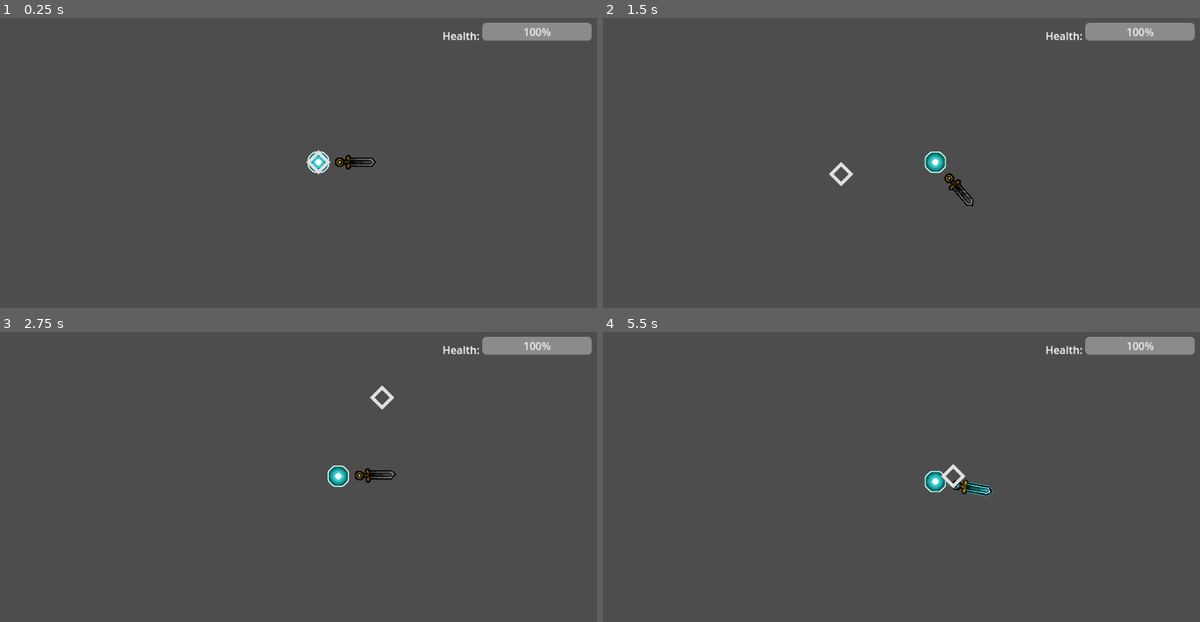
Above: before the commit, frames 1-4 (two rows, left to right).
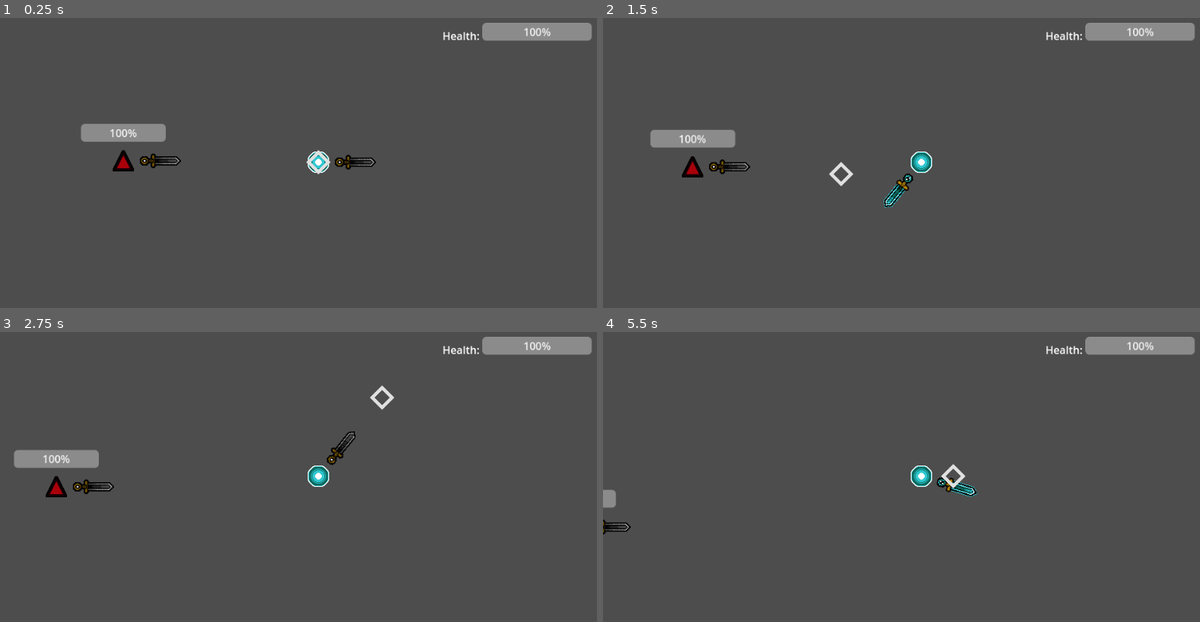
Above: after the commit, the same moments.

Repository: TheRealComedian/sam-pj16
Game: Godot game, scene res://scenes/game.tscn
Two runs of this game, one before a commit and one after it. Both use one fixed random seed, a clock stepped at 60 frames per second and the inputs below.
Inputs (mouse positions are in pixels of both pictures, inside the frame that each line leads up to):
- Up to frame 1 (0.25 s): no input
- Up to frame 2 (1.5 s): tap Enter at 0.5 s; move the mouse to (1062, 145) at 0.52 s; hold D (move_right) 0.53-1.25 s; hold Ctrl 0.53-1.25 s; click (1062, 145) at 0.67 s; drag from (794, 180) to (937, 163) at 1.27 s
- Up to frame 3 (2.75 s): move the mouse to (382, 398) at 2.02 s; hold D (move_right) from 2.03 s (still down); tap Z at 2.1 s; click (382, 398) at 2.17 s
- Up to frame 4 (5.5 s): release D (move_right) at 2.75 s; drag from (889, 546) to (991, 474) at 2.77 s; move the mouse to (1110, 529) at 3.52 s; hold A (move_left) 3.53-4.25 s; tap Tab at 3.6 s; click (1110, 529) at 3.67 s; drag from (728, 421) to (823, 387) at 4.27 s; move the mouse to (955, 477) at 5.02 s; hold S (move_down) from 5.03 s (still down); tap V at 5.1 s; click (955, 477) at 5.17 s

The runs differ from the first frame. In frame 1, 1.3% of the frame differs, in the area x 13-31%, y 36-53%; in frame 2, 2.0%; in frame 3, 2.1%, in the area x 2-67%, y 34-57%; in frame 4, 0.9%.

Commit message:
added enemy base class
still a work in progress, though the fundamentals are in place. the hit state needs to be reworked, and likely the attack state as well to accommodate this.

Diff:
--- /dev/null
+++ b/scenes/entities/enemy_base/enemy.gd
@@ -0,0 +1,23 @@
+class_name Enemy extends Character
+
+@onready var FSM: FiniteStateMachine = $FiniteStateMachine
+@export var detection_range: Area2D
+@export var attack_range: Area2D
+@onready var sprite: Sprite2D = $Sprite2D
+@onready var hurtbox: Hurtbox = $Hurtbox
+
+func _ready():
+	(health_component as HealthComponent).health_changed.connect(health_changed)
+
+func health_changed(_prev: int, new: int):
+	if new == 0:
+		FSM.force_update('Death')
+		return
+	FSM.force_update('Hit')
+
+## Idle
+## Wander
+## Chase
+## Reposition
+## Attack
+## Death
--- /dev/null
+++ b/scenes/entities/enemy_base/enemy.tscn
@@ -0,0 +1,98 @@
+[gd_scene load_steps=18 format=3 uid="uid://y28itm0e1koh"]
+
+[ext_resource type="Script" path="res://scenes/entities/enemy_base/enemy.gd" id="1_7mqys"]
+[ext_resource type="Texture2D" uid="uid://cs6f4hvcgsprf" path="res://Wisper Sprite.png" id="2_ogjx5"]
+[ext_resource type="PackedScene" uid="uid://bymt3484vhpqx" path="res://scenes/components/FSM/finite_state_machine.tscn" id="2_ulcgu"]
+[ext_resource type="Script" path="res://scenes/entities/enemy_base/states/idle.gd" id="3_8sevy"]
+[ext_resource type="PackedScene" uid="uid://sgkunku4x031" path="res://scenes/components/hurtbox_component.tscn" id="3_ay3ji"]
+[ext_resource type="Script" path="res://scenes/entities/enemy_base/states/wander.gd" id="4_2r614"]
+[ext_resource type="PackedScene" uid="uid://8p244x1dnspa" path="res://scenes/components/health_component.tscn" id="4_imu56"]
+[ext_resource type="PackedScene" uid="uid://m4b6gk7f36vg" path="res://scenes/entities/health_bar.tscn" id="5_5k3q0"]
+[ext_resource type="Script" path="res://scenes/entities/enemy_base/states/chase.gd" id="5_elx00"]
+[ext_resource type="PackedScene" uid="uid://b6ukhia0s6mkl" path="res://scenes/weapons/sword.tscn" id="6_0n74n"]
+[ext_resource type="Script" path="res://scenes/entities/enemy_base/states/attack.gd" id="6_a0lxl"]
+[ext_resource type="Script" path="res://scenes/entities/enemy_base/states/hit.gd" id="7_j7kul"]
+[ext_resource type="Script" path="res://scenes/entities/enemy_base/states/death.gd" id="7_wp61d"]
+
+[sub_resource type="CircleShape2D" id="CircleShape2D_am6lc"]
+radius = 25.2982
+
+[sub_resource type="CircleShape2D" id="CircleShape2D_4370a"]
+radius = 24.0
+
+[sub_resource type="CircleShape2D" id="CircleShape2D_xytv3"]
+radius = 256.125
+
+[sub_resource type="CircleShape2D" id="CircleShape2D_e2t7j"]
+radius = 96.0
+
+[node name="Enemy" type="CharacterBody2D" node_paths=PackedStringArray("detection_range", "attack_range", "health_component", "weapon")]
+script = ExtResource("1_7mqys")
+detection_range = NodePath("DetectionRange")
+attack_range = NodePath("AttackRange")
+movement_speed = 200
+health_component = NodePath("HealthComponent")
+weapon = NodePath("Sword")
+
+[node name="CollisionShape2D" type="CollisionShape2D" parent="."]
+shape = SubResource("CircleShape2D_am6lc")
+
+[node name="FiniteStateMachine" parent="." node_paths=PackedStringArray("initial_state") instance=ExtResource("2_ulcgu")]
+initial_state = NodePath("Idle")
+
+[node name="Idle" type="Node" parent="FiniteStateMachine"]
+script = ExtResource("3_8sevy")
+
+[node name="Wander" type="Node" parent="FiniteStateMachine"]
+script = ExtResource("4_2r614")
+
+[node name="Chase" type="Node" parent="FiniteStateMachine"]
+script = ExtResource("5_elx00")
+
+[node name="Attack" type="Node" parent="FiniteStateMachine"]
+script = ExtResource("6_a0lxl")
+
+[node name="Hit" type="Node" parent="FiniteStateMachine"]
+script = ExtResource("7_j7kul")
+
+[node name="Death" type="Node" parent="FiniteStateMachine"]
+script = ExtResource("7_wp61d")
+
+[node name="Sprite2D" type="Sprite2D" parent="."]
+modulate = Color(0.664854, 0, 0.0390365, 1)
+texture = ExtResource("2_ogjx5")
+
+[node name="Hurtbox" parent="." node_paths=PackedStringArray("health_component") instance=ExtResource("3_ay3ji")]
+health_component = NodePath("../HealthComponent")
+
+[node name="CollisionShape2D" type="CollisionShape2D" parent="Hurtbox"]
+shape = SubResource("CircleShape2D_4370a")
+debug_color = Color(0, 0.611806, 0.626093, 0.42)
+
+[node name="HealthComponent" parent="." instance=ExtResource("4_imu56")]
+
+[node name="HealthBar" parent="." node_paths=PackedStringArray("health_component") instance=ExtResource("5_5k3q0")]
+offset_left = -64.0
+offset_top = -56.0
+offset_right = 64.0
+offset_bottom = -29.0
+health_component = NodePath("../HealthComponent")
+
+[node name="Sword" parent="." instance=ExtResource("6_0n74n")]
+cooldown_duration = 1.0
+
+[node name="DetectionRange" type="Area2D" parent="."]
+collision_layer = 0
+collision_mask = 2
+
+[node name="CollisionShape2D" type="CollisionShape2D" parent="DetectionRange"]
+shape = SubResource("CircleShape2D_xytv3")
+debug_color = Color(0.815686, 0.811765, 0, 0.0470588)
+
+[node name="AttackRange" type="Area2D" parent="."]
+collision_layer = 0
+collision_mask = 2
+
+[node name="CollisionShape2D" type="CollisionShape2D" parent="AttackRange"]
+shape = SubResource("CircleShape2D_e2t7j")
+debug_color = Color(1, 0.529412, 0.219608, 0.121569)
--- /dev/null
+++ b/scenes/entities/enemy_base/states/attack.gd
@@ -0,0 +1,8 @@
+## Attack
+## enemy is actively attacking with their weapon
+extends State
+
+func enter():
+	#TODO: add 'windup' period where enemy projects an attack before executing giving change to dodge
+	await (owner as Enemy).weapon.attack()
+	Transitioned.emit(self, 'Idle')
--- /dev/null
+++ b/scenes/entities/enemy_base/states/chase.gd
@@ -0,0 +1,32 @@
+## Chase
+## enemy moves towards player while they are in detection range
+extends State
+
+func enter():
+	owner.attack_range.body_entered.connect(player_in_attack_range)
+	owner.detection_range.body_exited.connect(player_lost)
+
+	if Global.player in (owner.attack_range as Area2D).get_overlapping_bodies():
+		Transitioned.emit(self, 'Attack')
+		return
+
+
+func physics_update(delta):
+	owner.weapon.look_at(Global.player.position)
+
+	#TODO: add actual pathfinding
+	owner.velocity = owner.velocity.move_toward(
+		(owner as Enemy).position.direction_to(Global.player.position) * owner.movement_speed,
+		owner.momentum * delta
+	)
+	owner.move_and_slide()
+
+func player_in_attack_range(body):
+	Transitioned.emit(self, 'Attack')
+
+func player_lost(body):
+	Transitioned.emit(self, 'Idle')
+
+func exit():
+	owner.attack_range.body_entered.disconnect(player_in_attack_range)
+	owner.detection_range.body_exited.disconnect(player_lost)
--- /dev/null
+++ b/scenes/entities/enemy_base/states/death.gd
@@ -0,0 +1,6 @@
+## Death
+## enemy health depleted, playing death animation before freeing
+extends State
+
+func enter():
+	owner.queue_free()
--- /dev/null
+++ b/scenes/entities/enemy_base/states/hit.gd
@@ -0,0 +1,10 @@
+## Hit
+## enemy has been hit and will be temporarily stunned
+extends State
+
+#TODO: allow hit state to override attack state animations propperly
+func enter():
+	owner.hurtbox.get_child(0).disabled = true
+	await Util.wait(1).timeout
+	owner.hurtbox.get_child(0).disabled = false
+	Transitioned.emit(self, 'Idle')
--- /dev/null
+++ b/scenes/entities/enemy_base/states/idle.gd
@@ -0,0 +1,18 @@
+## Idle
+## enemy is standing still
+extends State
+
+func enter():
+	owner.detection_range.body_entered.connect(player_detected)
+
+	if Global.player in (owner.detection_range as Area2D).get_overlapping_bodies():
+		Transitioned.emit(self, 'Chase')
+		return
+	await Util.wait(1).timeout
+	Transitioned.emit(self, 'Wander')
+
+func exit():
+	owner.detection_range.body_entered.disconnect(player_detected)
+
+func player_detected(body):
+	Transitioned.emit(self, 'Chase')
--- /dev/null
+++ b/scenes/entities/enemy_base/states/wander.gd
@@ -0,0 +1,38 @@
+## Wandering
+## enemy walks in random direction
+extends State
+
+var direction: Vector2
+var wander_timer: Timer
+var done_wandering: bool = false
+
+func enter():
+	owner.detection_range.body_entered.connect(player_detected)
+
+	direction = Vector2(randf_range(-1.0, 1.0), randf_range(-1., 1.0))
+
+	done_wandering = false
+	wander_timer = Util.wait(1, func(): done_wandering = true)
+
+func physics_update(delta):
+	if done_wandering:
+		Transitioned.emit(self, 'Idle')
+		if is_instance_valid(wander_timer): wander_timer.quedue_free()
+
+	if Global.player in (owner.detection_range as Area2D).get_overlapping_bodies():
+		Transitioned.emit(self, 'Chase')
+		return
+
+	#TODO: once rooms are implemented ensure movement tends toward center of room
+	#TODO: add actual pathfinding
+	owner.velocity = owner.velocity.move_toward(
+		direction * owner.movement_speed,
+		owner.momentum * delta
+	)
+	owner.move_and_slide()
+
+func player_detected(area):
+	Transitioned.emit(self, 'Chase')
+
+func exit():
+	owner.detection_range.body_entered.disconnect(player_detected)
--- a/scenes/entities/player/player.tscn
+++ b/scenes/entities/player/player.tscn
@@ -35,5 +35,7 @@
 debug_color = Color(0.244572, 0.601581, 0.581193, 0.42)
 
 [node name="HealthComponent" parent="." instance=ExtResource("4_758oi")]
+max_health = 20.0
+current_health = 20.0
 
 [node name="Sword" parent="." instance=ExtResource("5_6qmra")]
--- a/scenes/game.tscn
+++ b/scenes/game.tscn
@@ -1,10 +1,11 @@
-[gd_scene load_steps=8 format=3 uid="uid://7wibdi5xwkt"]
+[gd_scene load_steps=9 format=3 uid="uid://7wibdi5xwkt"]
 
 [ext_resource type="Script" path="res://scenes/game.gd" id="1_ilbpj"]
 [ext_resource type="PackedScene" uid="uid://c4xyjdvy1qpyx" path="res://scenes/entities/player/player.tscn" id="2_ie04y"]
 [ext_resource type="Script" path="res://scenes/ui/hud/hud.gd" id="2_nyb4e"]
 [ext_resource type="PackedScene" uid="uid://m4b6gk7f36vg" path="res://scenes/entities/health_bar.tscn" id="3_a6vth"]
 [ext_resource type="Texture2D" uid="uid://dk3rnrcrrw8yr" path="res://assets/godot/icons/State.png" id="5_1cxmy"]
+[ext_resource type="PackedScene" uid="uid://y28itm0e1koh" path="res://scenes/entities/enemy_base/enemy.tscn" id="6_h6o8p"]
 
 [sub_resource type="AtlasTexture" id="AtlasTexture_jk3v1"]
 atlas = ExtResource("5_1cxmy")
@@ -56,8 +57,11 @@
 
 [node name="Player" parent="." instance=ExtResource("2_ie04y")]
 
-[node name="Camera2D" type="Camera2D" parent="."]
+[node name="Camera2D" type="Camera2D" parent="Player"]
 
 [node name="Cursor" type="AnimatedSprite2D" parent="."]
 scale = Vector2(0.142427, 0.142427)
 sprite_frames = SubResource("SpriteFrames_mk6ck")
+
+[node name="Enemy" parent="." instance=ExtResource("6_h6o8p")]
+position = Vector2(-294, -2)
--- a/scenes/weapons/sword.gd
+++ b/scenes/weapons/sword.gd
@@ -23,4 +23,4 @@
 
 	hitbox.disabled = true
 	sprite.play('inactive')
-	await Util.wait(cooldown_duration).timeout
+	await Util.wait(self.cooldown_duration).timeout
--- a/scenes/weapons/sword.tscn
+++ b/scenes/weapons/sword.tscn
@@ -62,6 +62,7 @@
 script = ExtResource("2_7dl35")
 sprite = NodePath("AnimatedSprite2D")
 hitbox = NodePath("Hitbox/CollisionShape2D")
+cooldown_duration = 0.1
 
 [node name="AnimatedSprite2D" type="AnimatedSprite2D" parent="."]
 position = Vector2(56, 0)
--- a/scenes/weapons/weapon.gd
+++ b/scenes/weapons/weapon.gd
@@ -1,6 +1,5 @@
 class_name Weapon extends Node2D
 
-@onready var FSM: FiniteStateMachine = $FiniteStateMachine
 var user: Character
 
 ## Async method called in the attack script
